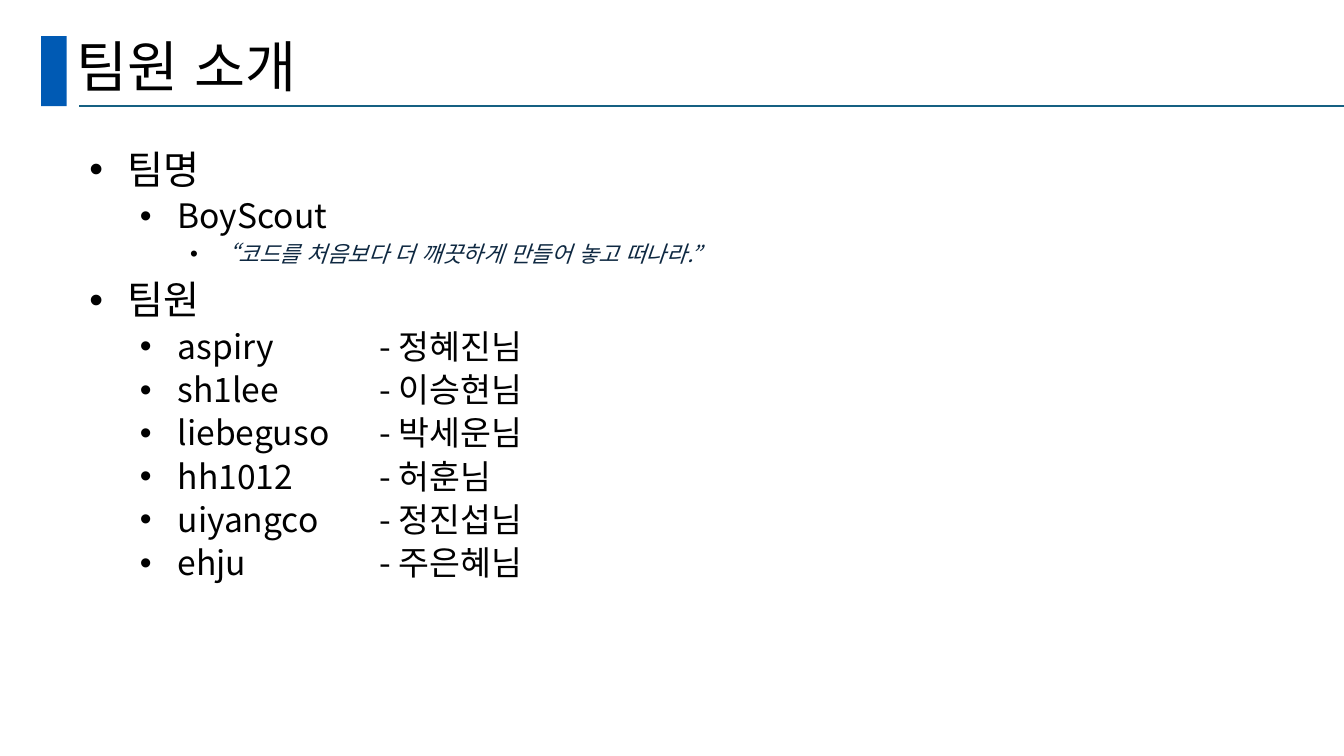
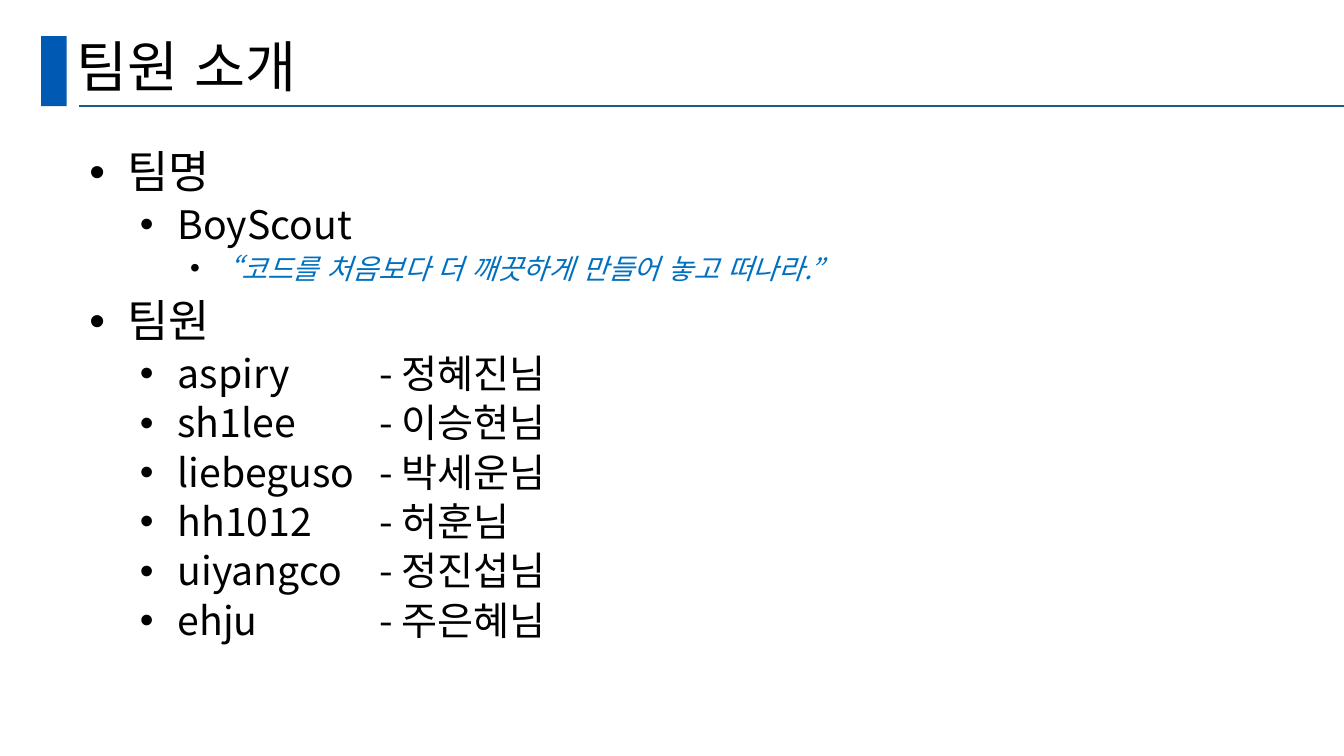
Before and after one commit to ehju/SSD_Project_BOYSCOUT, a slide deck: slide 2 of BOYSCOUT_PT.pptx. Drawn at 1344x756 pixels with LibreOffice and Linux fonts; fonts in the diff are those of the drawing. Boxes give left, top, right and bottom in pixels: in the first picture for what was removed or moved away, otherwise in the second. Text is boxed around its words. In the diff, an @@ line names an element or a change of style, - is before the commit and + after.

```diff
--- a/BOYSCOUT_PT.pptx
+++ b/BOYSCOUT_PT.pptx
@@ text "팀명" at <box>127,151,823,645</box>: size 28 to 32 pt in "팀명", "팀원"; size 24 to 28 pt in "BoyScout", "aspiry - 정혜진님", "sh1lee - 이승현님", "liebeguso - 박세운님" and 3 more places; size 16 to 20 pt, text colour #0E2841 to #0070C0 in "“코드를 처음보다 더 깨끗하게 만들어 놓고 떠나라.”" @@
```
Also in this commit, not shown: 4 other slides changed, 2 slides removed.
